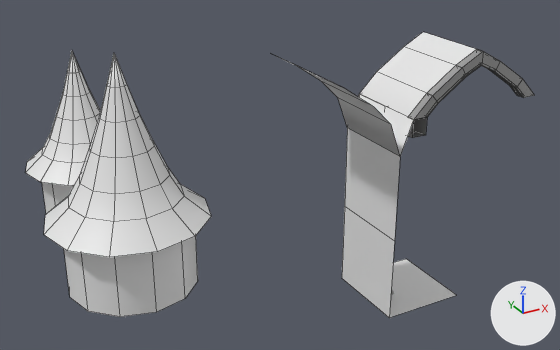
The Blender file Data/Blender/Shaina/Castle_Assets.blend, before and after one commit.
Rendered twice from a 50 mm lens placed at (-23.6, -29.9, 25.4), pointed at (-0.7, 11.8, 4.6). The axes (+X, +Y, +Z) are drawn at lower right. The lights are the same throughout. Mesh edges are drawn as thin lines on the coarser meshes.

The first picture shows 'Balken', 'Floor', 'Roof_02', 'Tower_Big', 'Tower_Big_Roof', 'Tower_Small', 'Tower_Small_Roof', 'Wall', 'Wall.001'.
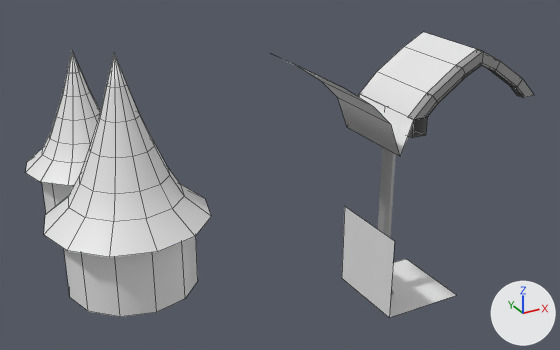
Location of each change, [x1, y1, x2, y2] in pixels of the pictures (560 x 350 px):
```json
{"object": "Wall.001", "change": "deleted", "before": [345, 128, 400, 241]}
{"object": "Pillar", "change": "unchanged, uncovered by the edit", "before": [391, 288, 394, 295], "after": [378, 146, 396, 295]}
```

Edits to the scene script, one JSON object a line:
```json
{"op": "remove", "block": "ob_wall_001", "code": ["ob_wall_001 = bpy.data.objects.new('Wall.001', me_plane_033)", "ob_wall_001.location = (0.0, 0.0, 5.0)", "ob_wall_001.rotation_euler = (0.0, 1.571, 0.0)  # degrees (0, 90, 0)"]}
```
